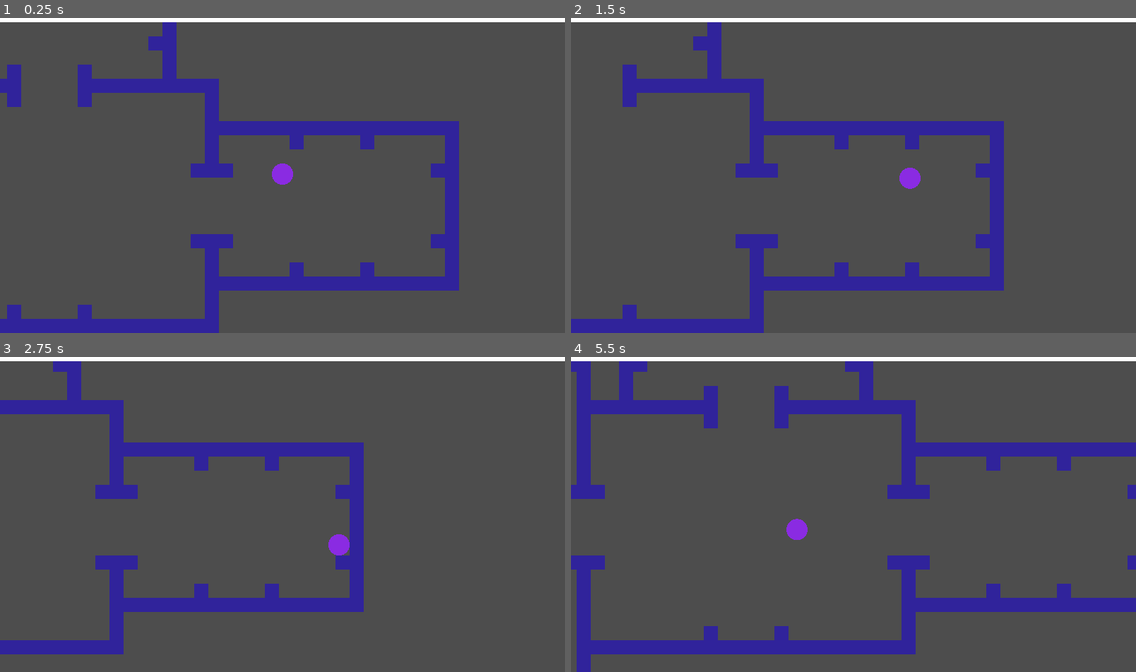
Above: before the commit, frames 1-4 (two rows, left to right).
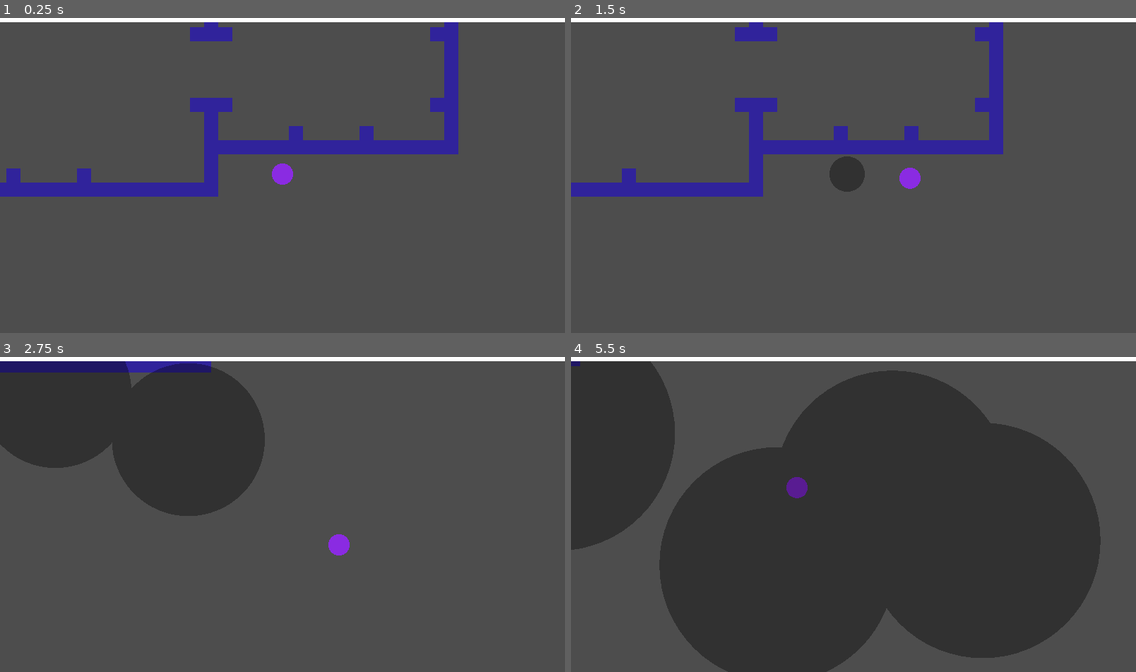
Above: after the commit, the same moments.

Repository: RainbowAsteroids/roll-with-the-pollution
Game: Godot game, scene res://test_scene.tscn
Same seed, same stepped clock (60 frames per second), same inputs: the game is played once before the commit and once after it. The engine's default icon, where the game draws it, is replaced by a stand-in: a white triangle on a blue panel in a dark square.
Inputs (mouse positions are in pixels of both pictures, inside the frame that each line leads up to):
- Up to frame 1 (0.25 s): no input
- Up to frame 2 (1.5 s): tap Enter at 0.5 s; move the mouse to (977, 159) at 0.52 s; hold D (move_right) 0.53-1.28 s; click (977, 159) at 0.6 s; move the mouse to (740, 191) at 1.27 s; hold S (move_down) from 1.28 s (still down); click (740, 191) at 1.35 s
- Up to frame 3 (2.75 s): move the mouse to (339, 442) at 2.02 s; release S (move_down) at 2.03 s; hold D (move_right) from 2.03 s (still down); click (339, 442) at 2.1 s
- Up to frame 4 (5.5 s): move the mouse to (825, 577) at 2.77 s; release D (move_right) at 2.78 s; hold W (move_up) 2.78-3.53 s; click (825, 577) at 2.85 s; move the mouse to (1023, 561) at 3.52 s; hold A (move_left) 3.53-5.03 s; click (1023, 561) at 3.6 s; move the mouse to (684, 464) at 4.27 s; click (684, 464) at 4.35 s; move the mouse to (881, 514) at 5.02 s; hold S (move_down) from 5.03 s (still down); click (881, 514) at 5.1 s

The runs differ from the first frame. In frame 1, 16% of the frame differs, in the area x 0-82%, y 1-100%; in frame 2, 15%; in frame 3, 24%; in frame 4, 69%, in the area x 0-100%, y 1-100%.

Commit message:
Started on poison drops; ref #3

Diff:
--- a/pattern-container.tscn
+++ b/MapGenerator/map_generator.tscn
@@ -1,7 +1,7 @@
-[gd_scene load_steps=8 format=3 uid="uid://d336k1y75u652"]
+[gd_scene load_steps=8 format=3 uid="uid://b3brwk4yt28ba"]
 
 [ext_resource type="Texture2D" uid="uid://cxj4a75k7fpg6" path="res://Tiles/wall.png" id="1_8bdch"]
-[ext_resource type="Script" path="res://PatternContainer.gd" id="2_jhocj"]
+[ext_resource type="Script" path="res://MapGenerator/MapGenerator.gd" id="2_jhocj"]
 
 [sub_resource type="TileMapPattern" id="TileMapPattern_hqqw3"]
 tile_data = PackedInt32Array(0, 0, 0, 65536, 0, 0, 131072, 0, 0, 196608, 0, 0, 262144, 0, 0, 327680, 0, 0, 393216, 0, 0 …(1239 unchanged characters)…
@@ -29,6 +29,7 @@
 pattern_2 = SubResource("TileMapPattern_gelyc")
 
 [node name="PatternContainer" type="TileMap"]
+position = Vector2(-3, -462)
 tile_set = SubResource("TileSet_1inuj")
 cell_quadrant_size = 48
 format = 2
--- a/Player/Player.gd
+++ b/Player/Player.gd
@@ -1,9 +1,13 @@
 extends CharacterBody2D
+class_name Player
+
+signal dead
 
 @export var acceleration := 650.0
 @export var friction := 0.03
 @export var max_speed := 6000.0
 @export var braking_force := 2.5
+@export var poison_drop: PackedScene
 
 var _health := GlobalConstants.max_health
 @export var health: float:
@@ -11,6 +15,8 @@
     set(v):
         _health = v
         $CanvasLayer/HealthBar.health = v
+        if v < 0:
+            dead.emit()
 
 func _draw():
     draw_circle(Vector2(), 36, Color.BLUE_VIOLET)
@@ -39,3 +45,8 @@
     velocity -= velocity * friction * delta
     if velocity.length() < 1:
         velocity = Vector2()
+
+func _on_poison_timer_timeout():
+    var pd = poison_drop.instantiate()
+    pd.position = position
+    get_parent().add_poison_drop(pd)
--- a/Player/Player.tscn
+++ b/Player/Player.tscn
@@ -1,7 +1,8 @@
-[gd_scene load_steps=5 format=3 uid="uid://cjp7swrwcf7ss"]
+[gd_scene load_steps=6 format=3 uid="uid://cjp7swrwcf7ss"]
 
 [ext_resource type="Script" path="res://Player/Player.gd" id="1_mwgp5"]
 [ext_resource type="Texture2D" uid="uid://c3pqodo3hodbq" path="res://icon.svg" id="2_0lyr7"]
+[ext_resource type="PackedScene" uid="uid://pr5gn6uofr18" path="res://PoisonDrop/poison_drop.tscn" id="2_eyn1k"]
 [ext_resource type="Script" path="res://Player/HealthBar.gd" id="3_katjt"]
 
 [sub_resource type="CircleShape2D" id="CircleShape2D_4ihue"]
@@ -9,6 +10,7 @@
 
 [node name="Player" type="CharacterBody2D"]
 script = ExtResource("1_mwgp5")
+poison_drop = ExtResource("2_eyn1k")
 
 [node name="CanvasLayer" type="CanvasLayer" parent="."]
 layer = 10
@@ -28,3 +30,8 @@
 [node name="Camera2D" type="Camera2D" parent="."]
 drag_horizontal_enabled = true
 drag_vertical_enabled = true
+
+[node name="PoisonTimer" type="Timer" parent="."]
+autostart = true
+
+[connection signal="timeout" from="PoisonTimer" to="." method="_on_poison_timer_timeout"]
--- /dev/null
+++ b/PoisonDrop/PoisonDrop.gd
@@ -0,0 +1,22 @@
+extends Area2D
+
+var expand_rate := 100.0
+var max_radius := 400.0
+var initial_radius := 50.0
+
+@onready var shape: CircleShape2D = $CollisionShape2D.shape
+var _radius := initial_radius
+var radius: float:
+    get: return _radius
+    set(v):
+        _radius = v
+        shape.radius = v
+        queue_redraw()
+
+
+func _draw():
+    draw_circle(Vector2(), radius, Color(0,0,0))
+
+func _process(delta: float):
+    if radius < max_radius:
+        radius = min(max_radius, shape.radius + (expand_rate * delta))
--- /dev/null
+++ b/PoisonDrop/poison_drop.tscn
@@ -0,0 +1,11 @@
+[gd_scene load_steps=3 format=3 uid="uid://pr5gn6uofr18"]
+
+[ext_resource type="Script" path="res://PoisonDrop/PoisonDrop.gd" id="1_t85e3"]
+
+[sub_resource type="CircleShape2D" id="CircleShape2D_jchfe"]
+
+[node name="PoisonDrop" type="Area2D"]
+script = ExtResource("1_t85e3")
+
+[node name="CollisionShape2D" type="CollisionShape2D" parent="."]
+shape = SubResource("CircleShape2D_jchfe")
--- /dev/null
+++ b/test_scene.gd
@@ -0,0 +1,5 @@
+extends Node2D
+
+func add_poison_drop(pd: Node):
+    if pd:
+        $CanvasGroup.add_child(pd)
--- a/test_scene.tscn
+++ b/test_scene.tscn
@@ -1,9 +1,11 @@
-[gd_scene load_steps=3 format=3 uid="uid://djnbp6qy6vxdg"]
+[gd_scene load_steps=4 format=3 uid="uid://bfixe8d681m1r"]
 
+[ext_resource type="Script" path="res://test_scene.gd" id="1_1bod5"]
 [ext_resource type="PackedScene" uid="uid://cjp7swrwcf7ss" path="res://Player/Player.tscn" id="1_2d0a8"]
-[ext_resource type="PackedScene" uid="uid://d336k1y75u652" path="res://pattern-container.tscn" id="2_pmmsu"]
+[ext_resource type="PackedScene" uid="uid://b3brwk4yt28ba" path="res://MapGenerator/map_generator.tscn" id="2_pmmsu"]
 
 [node name="test-scene" type="Node2D"]
+script = ExtResource("1_1bod5")
 
 [node name="Player" parent="." instance=ExtResource("1_2d0a8")]
 position = Vector2(263, 180)
@@ -11,3 +13,6 @@
 [node name="PatternContainer" parent="." instance=ExtResource("2_pmmsu")]
 
 [node name="Line2D" type="Line2D" parent="."]
+
+[node name="CanvasGroup" type="CanvasGroup" parent="."]
+self_modulate = Color(1, 1, 1, 0.352941)
Renamed: PatternContainer.gd -> MapGenerator/MapGenerator.gd
